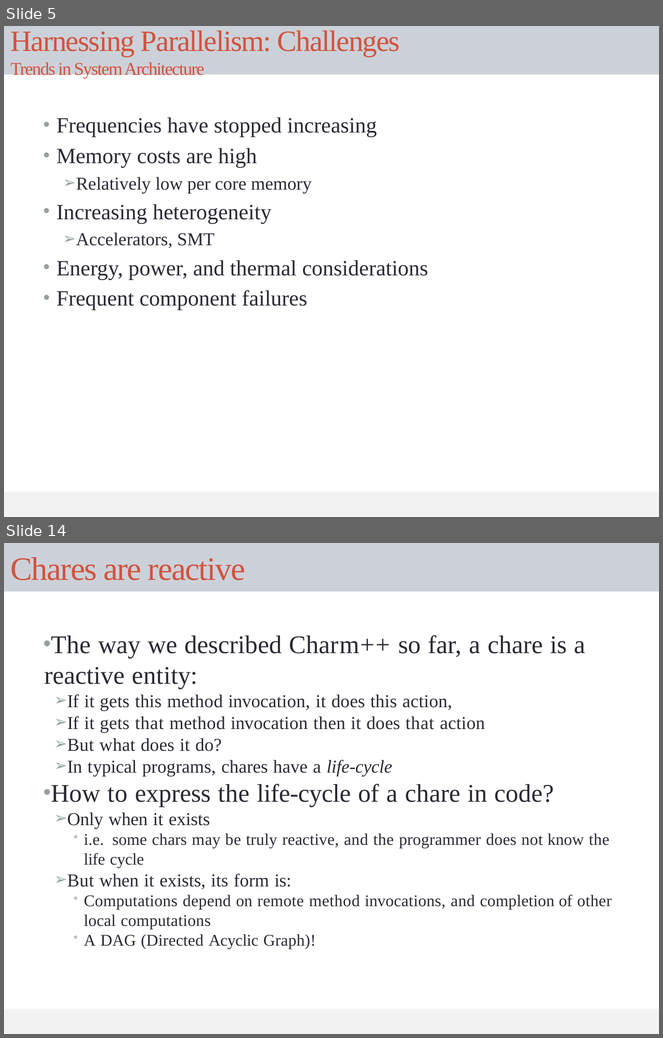
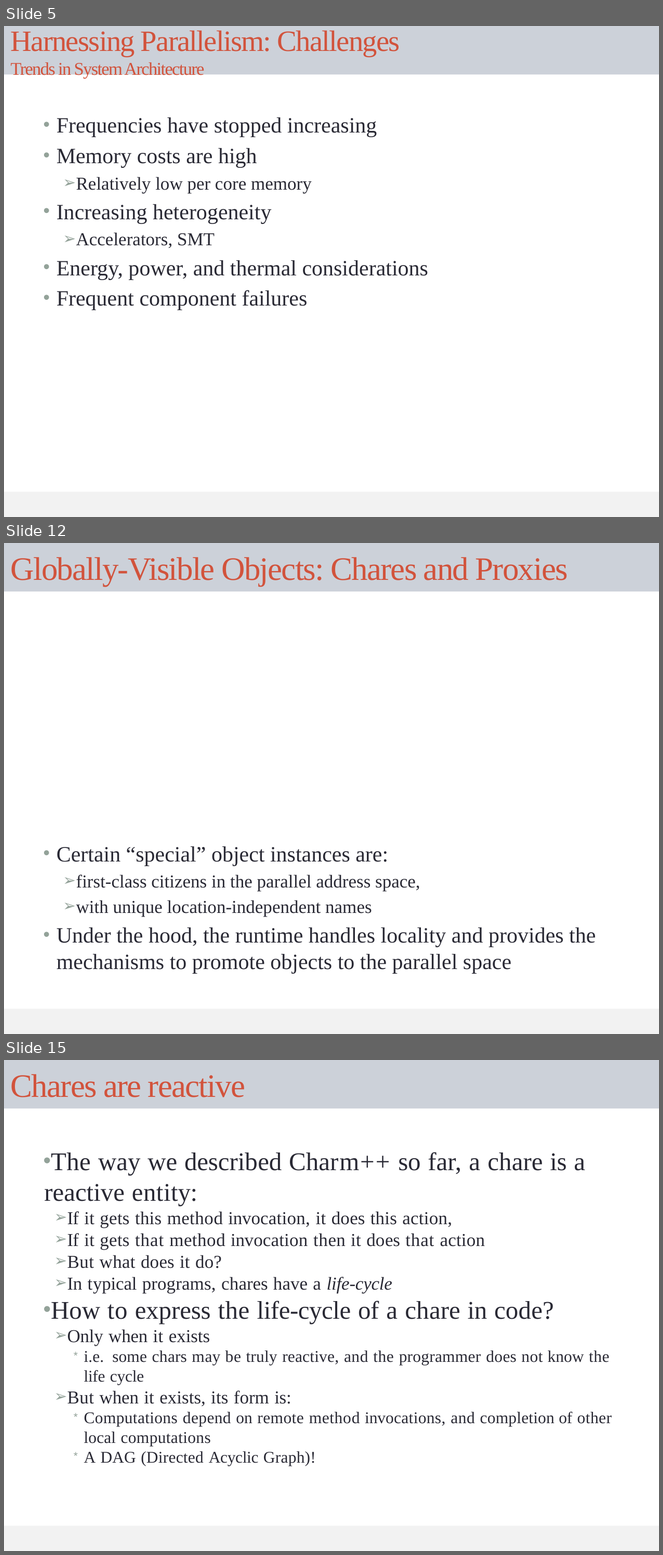
Before and after one commit to UIUC-PPL/charm_tutorial, a slide deck: tutorial.pptx. Shown one above the other, each under a label of ours: slides 5 and 14 before the commit, slides 5, 12 and 15 after it; the slides between them are not shown. The pictures are 663x1038 and 663x1555 pixels, drawn with LibreOffice and Linux fonts; fonts in the diff are those of the drawing. Boxes give left, top, right and bottom in pixels: in the first picture for what was removed or moved away, otherwise in the second. Text is boxed around its words. In the diff, an @@ line names an element or a change of style, - is before the commit and + after.

```diff
--- a/tutorial.pptx
+++ b/tutorial.pptx
@@ slide 12 added at bbox=[4, 543, 659, 1034], background #FFFFFF; not listed: 1 template element that a slide beside it also shows @@
@@ title added at bbox=[4, 543, 659, 591], fill #CCD1D9, 36 pt, text #D2533C @@
+Globally-Visible Objects: Chares and Proxies
@@ text added at bbox=[57, 847, 596, 974], 24 pt, text #292934 @@
+• Certain “special” object instances are:
+  ➢ first-class citizens in the parallel address space,
+  ➢ with unique location-independent names
+• Under the hood, the runtime handles locality and provides the mechanisms to promote objects to the parallel space
@@ what was slide 14 is now slide 15 @@
```
Also in this commit, not shown: 2 slides changed, 4 other slides added, 4 slides removed.
